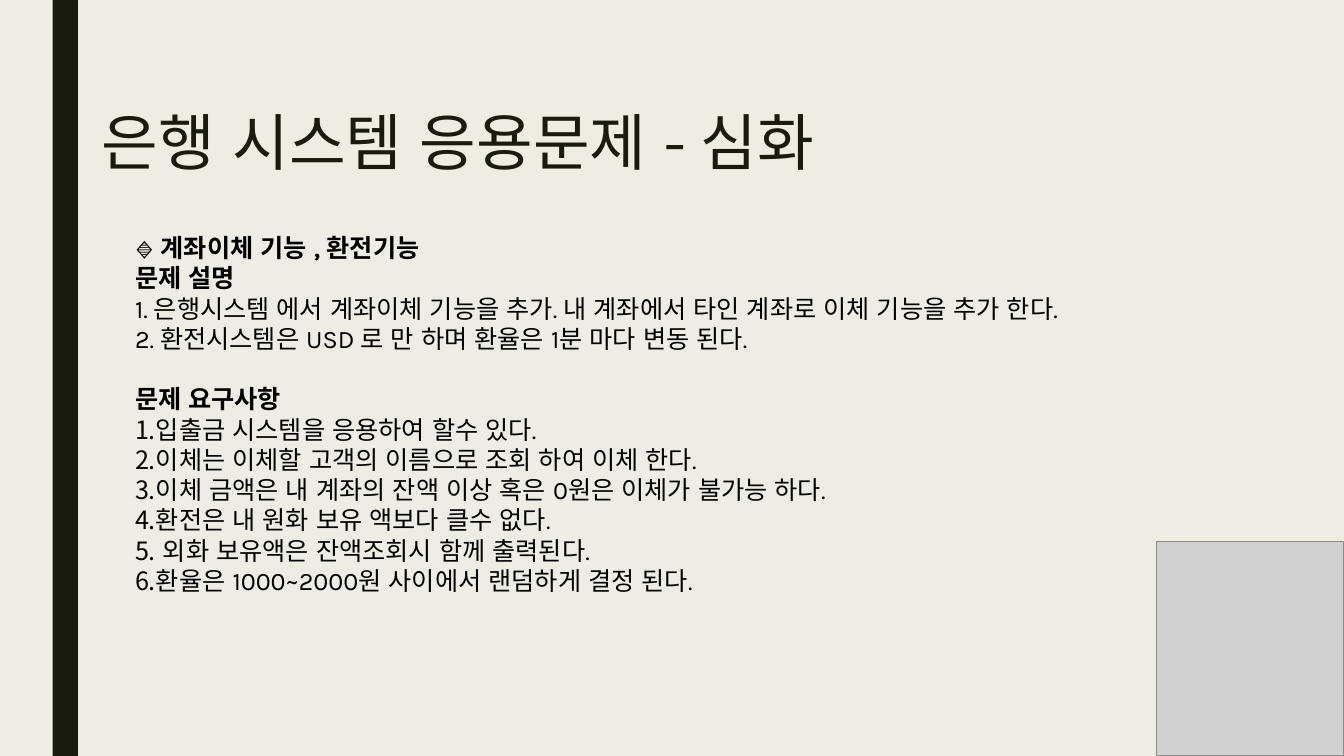
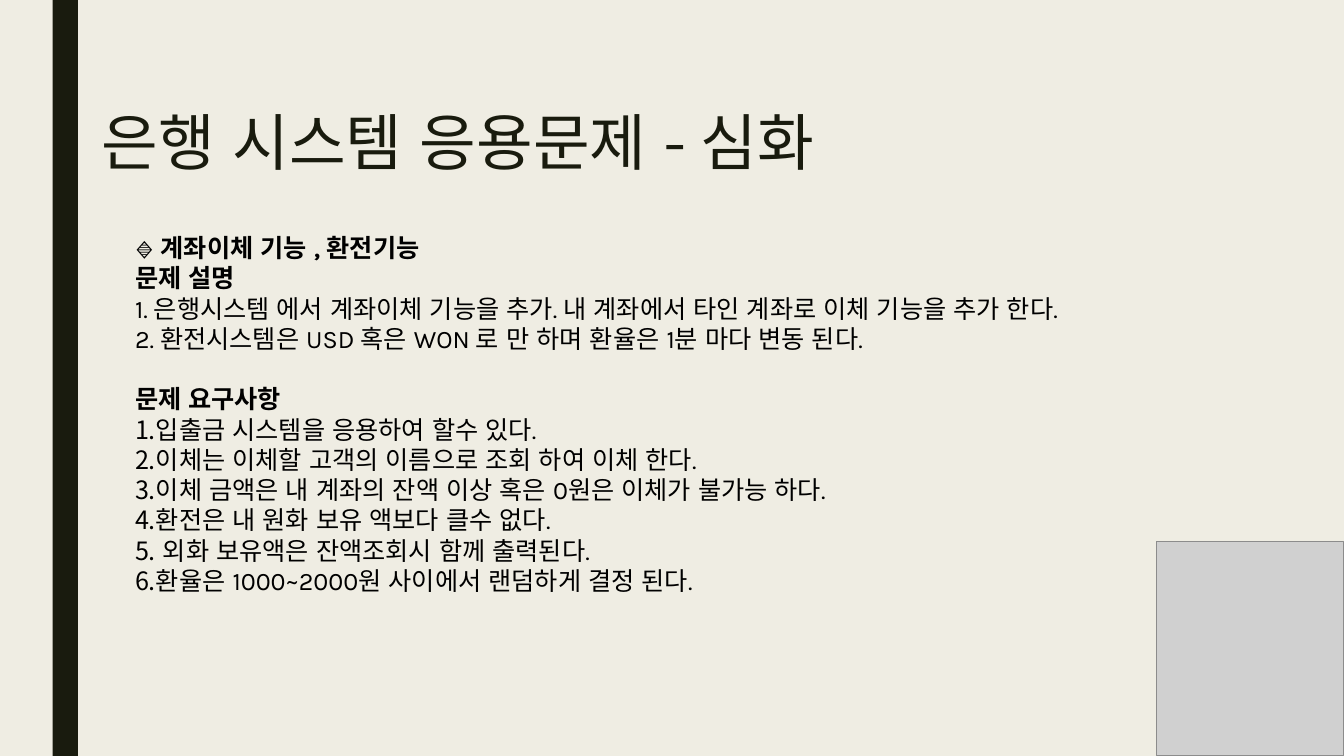
Before and after one commit to gomtings/JeoninHighSchool, a slide deck: slide 4 of 수업교제/2025/1학기/파이썬 기초07.pptx. Drawn at 1344x756 pixels with LibreOffice and Linux fonts; fonts in the diff are those of the drawing; grey boxes stand for pictures. Boxes give left, top, right and bottom in pixels: in the first picture for what was removed or moved away, otherwise in the second. Text is boxed around its words. In the diff, an @@ line names an element or a change of style, - is before the commit and + after.

Commit message:
환전기능 업데이트
1. 달러 -> 원화 로 환전 기능 추가

```diff
--- a/수업교제/2025/1학기/파이썬 기초07.pptx
+++ b/수업교제/2025/1학기/파이썬 기초07.pptx
@@ text at (135, 326, 863, 350): text changed @@
-2. 환전시스템은 USD 로 만 하며 환율은 1분 마다 변동 된다.
+2. 환전시스템은 USD 혹은 WON 로 만 하며 환율은 1분 마다 변동 된다.
```
Also in this commit, not shown: 1 other file.
